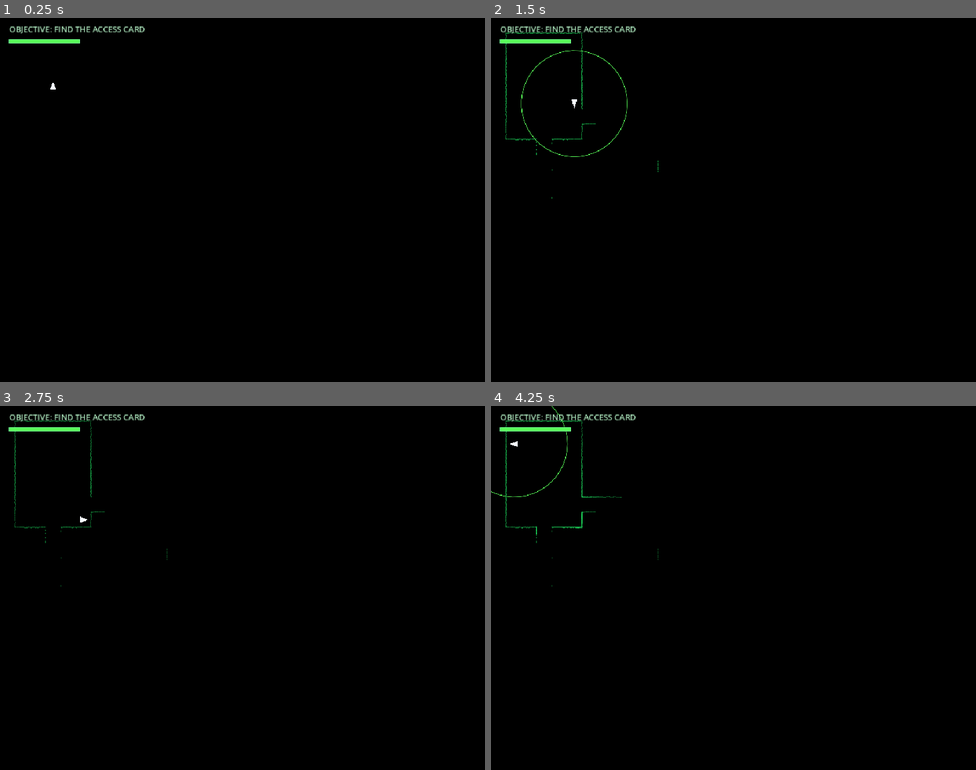
Above: before the commit, frames 1-4 (two rows, left to right).
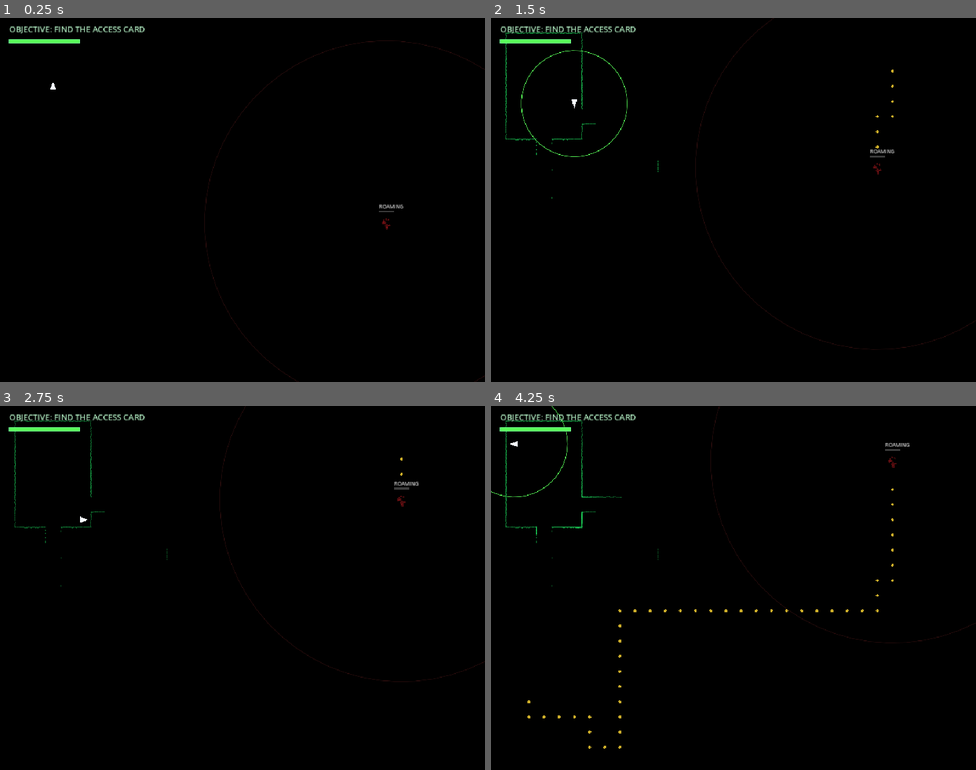
Above: after the commit, the same moments.

Repository: UnderstoodUseYourUsernameHere/Sonar
Game: Godot game, scene res://scenes/main.tscn
Two runs of this game, one before a commit and one after it. Both use one fixed random seed, a clock stepped at 60 frames per second and the inputs below.
Inputs (mouse positions are in pixels of both pictures, inside the frame that each line leads up to):
- Up to frame 1 (0.25 s): no input
- Up to frame 2 (1.5 s): tap Enter at 0.5 s; move the mouse to (840, 181) at 0.52 s; hold Right (move_right) 0.53-1.28 s; tap Space (ping) at 0.6 s; click (840, 181) at 0.67 s; move the mouse to (636, 218) at 1.27 s; hold S (move_down) from 1.28 s (still down); tap Alt at 1.35 s
- Up to frame 3 (2.75 s): move the mouse to (291, 507) at 2.02 s; release S (move_down) at 2.03 s; hold Right (move_right) from 2.03 s (still down); tap Shift at 2.1 s
- Up to frame 4 (4.25 s): move the mouse to (709, 660) at 2.77 s; release Right (move_right) at 2.78 s; hold W (move_up) 2.78-3.53 s; tap Space (ping) at 2.85 s; click (709, 660) at 2.92 s; move the mouse to (879, 642) at 3.52 s; hold Left (move_left) from 3.53 s (still down); tap Alt at 3.6 s

The runs differ from the first frame. In frame 1, 0.2% of the frame differs, in the area x 42-100%, y 6-100%; in frame 2, 0.3%; in frame 3, 0.2%; in frame 4, 0.4%, in the area x 7-100%, y 0-95%.

Commit message:
feature: monster now casts a shadow on scans

Diff:
--- a/scripts/main.gd
+++ b/scripts/main.gd
@@ -99,6 +99,7 @@
 const MONSTER_DOT_COUNT: int = 11
 const MONSTER_DOT_COUNT_VARIANCE: int = 3
 const MONSTER_CLUSTER_RADIUS: float = TILE_SIZE * 0.38
+const MONSTER_SCAN_RADIUS: float  = TILE_SIZE * 0.42
 
 
 const CARD_COLOR: Color = Color(1.0, 0.82, 0.18, 1.0)
@@ -110,7 +111,7 @@
 const EXIT_DIM_ALPHA: float = 0.30
 const EXIT_FLASH_DURATION: float = 1.0
 
-const DEBUG_SHOW_MONSTER: bool = false
+const DEBUG_SHOW_MONSTER: bool = true
 
 const MAP_ROWS: Array[String] = [
 	"################################",
@@ -945,6 +946,26 @@
 			return point
 	return null
 
+func _monster_ray_hit_distance(origin: Vector2, direction: Vector2) -> float:
+	var to_monster: Vector2 = monster_draw_position - origin
+	var along: float = to_monster.dot(direction)
+
+	if along <= 0.0:
+		return INF
+
+	var miss_squared: float = to_monster.length_squared() - along * along
+	var radius_squared: float = MONSTER_SCAN_RADIUS * MONSTER_SCAN_RADIUS
+
+	if miss_squared > radius_squared:
+		return INF
+
+	var hit_distance: float = along - sqrt(radius_squared - miss_squared)
+
+	if hit_distance <= 0.0:
+		return INF
+
+	return hit_distance
+
 func _build_pulse_hits(pulse: SonarPulse) -> void:
 	var angle_offset: float = scan_rng.randf_range(0.0, TAU / SCAN_RAY_COUNT)
 
@@ -953,6 +974,17 @@
 		var direction: Vector2 = Vector2.from_angle(angle)
 		var hit: ScanPoint = _cast_scan_ray(pulse.origin, direction, PING_MAX_RADIUS)
 		pulse.wave_directions.append(direction)
+
+		var wall_distance: float = PING_MAX_RADIUS
+
+		if hit != null:
+			wall_distance = hit.distance
+
+		var monster_distance: float = _monster_ray_hit_distance(pulse.origin, direction)
+
+		if monster_distance < wall_distance:
+			pulse.wave_stop_distances.append(monster_distance)
+			continue
 
 		if hit == null:
 			pulse.wave_stop_distances.append(PING_MAX_RADIUS)
